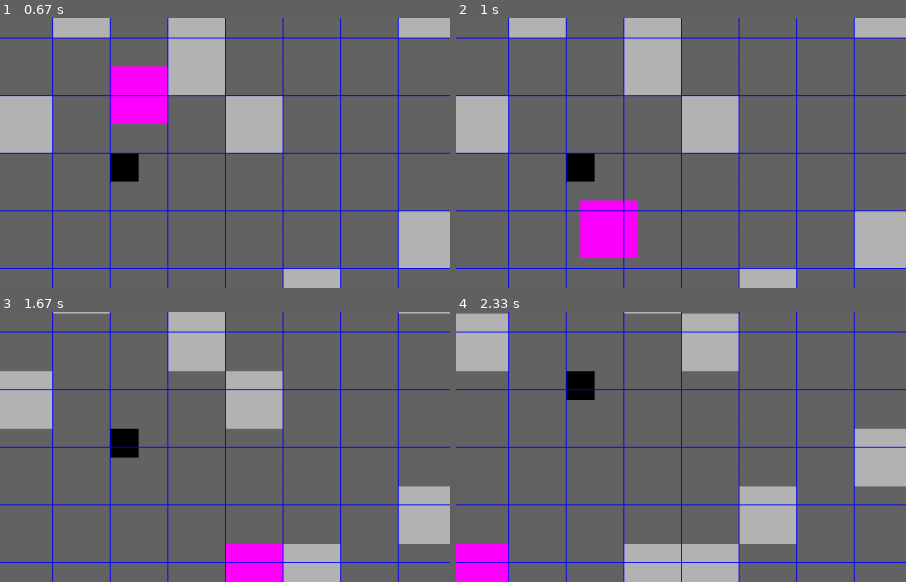
Above: before the commit, frames 1-4 (two rows, left to right).
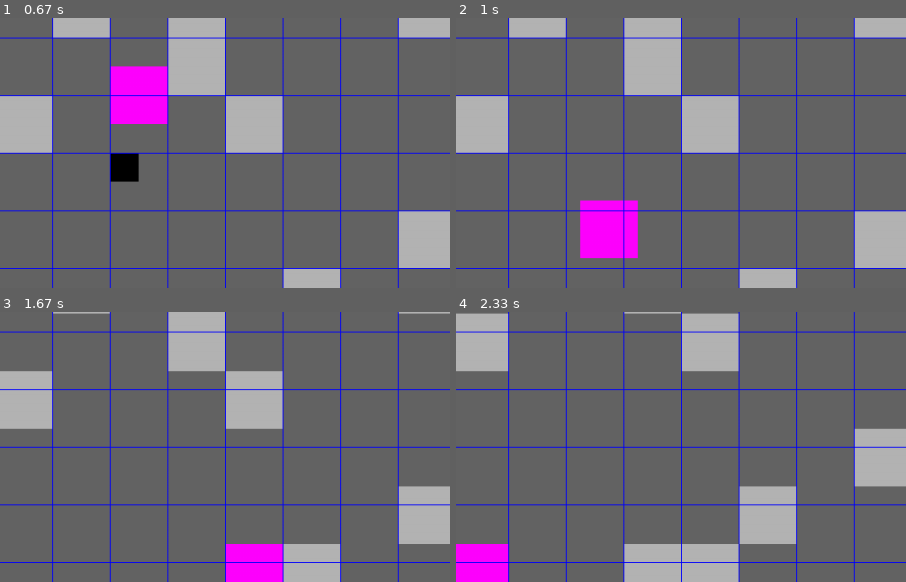
Above: after the commit, the same moments.

Repository: ravenstudios/pygame_scrolling_map
Game: pygame game, started from main.py
The game is run twice, just before and just after one commit, with the same random seed, the same clock (stepped at 60 frames per second) and the same inputs.
Inputs:
- Up to frame 1 (0.67 s): hold Right from 0.33 s (still down)
- Up to frame 2 (1 s): release Right at 0.8 s; hold Up from 0.83 s (still down)
- Up to frame 3 (1.67 s): release Up at 1.13 s; hold Right 1.17-1.63 s
- Up to frame 4 (2.33 s): hold Left 1.67-2.2 s; hold Down from 2.23 s (still down)
The pictures show only the part of the screen within x 7-57%, y 7-57%; the shares and areas given below are measured in that part.

Frame 1 is identical in both runs. In frame 2, 0.7% of the frame differs, in the area x 24-31%, y 50-61%; in frame 3, 0.7%; in frame 4, 0.7%.

Commit message:
made pickup item

Diff:
--- a/main_drop.py
+++ b/main_drop.py
@@ -17,4 +17,4 @@
 
     def update(self, player):
         if pygame.sprite.spritecollide(self, player, False):
-            self.kill
+            self.kill()
